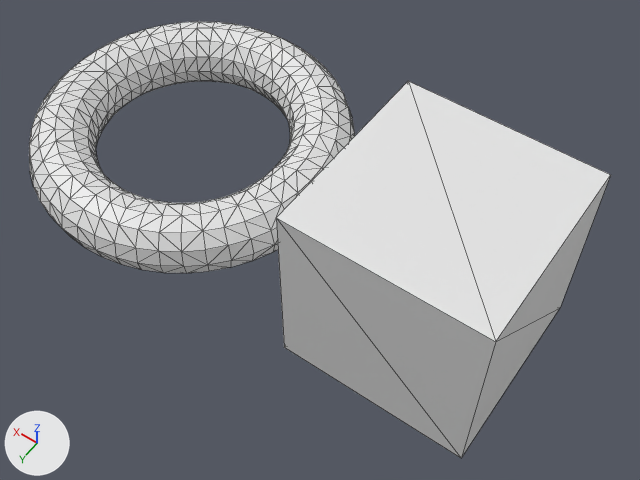
The glTF model assets/scene/BoxTaurus.gltf as it was, and as the next commit left it.
Camera for both pictures: a 50 mm camera at (-0.886, 1.226, 1.78) aimed at (-0.099, 0.125, 0.049). The lights are fixed; the arrows at lower left show +X, +Y and +Z. Mesh edges are drawn as thin lines. Where no turn or scale is listed for an object, it has been applied to the vertices.
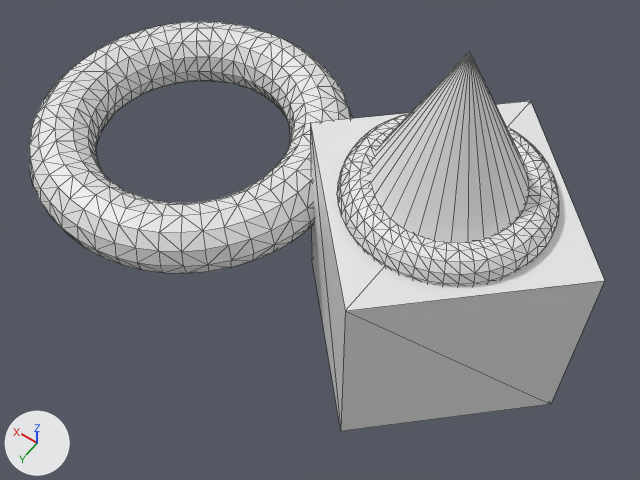
What differs and where, as boxes (x1, y1, x2, y2) in the pictures (640 x 480 px):
```json
{"object": "Cube", "change": "turned", "before": [276, 81, 611, 458], "after": [310, 101, 605, 431]}
{"object": "Cone", "change": "added", "after": [369, 51, 529, 242]}
{"object": "Torus.01", "change": "added", "after": [337, 114, 559, 286]}
```

Edits to the scene script, one JSON object a line:
```json
{"op": "add", "block": "me_torus_001", "code": ["me_torus_001 = bpy.data.meshes.new('Torus.001')", "me_torus_001.from_pydata(...)  # a torus around z (ring radius 0.197, tube radius 0.049) spanning x -0.246..0.246, y -0.246..0.246, z -0.049..0.049"]}
{"op": "add", "block": "me_cone", "code": ["me_cone = bpy.data.meshes.new('Cone')", "me_cone.from_pydata(...)  # a 32-sided cone pointing to +z spanning x -0.25..0.25, y -0.25..0.25, z -0.25..0.25"]}
{"op": "set", "path": "ob_cube.rotation_euler", "old": "(0.0, 0.0, 0.0)", "new": "(0.0, 0.0, -0.812)", "note": "degrees (0, 0, 0) -> degrees (0, 0, -47)"}
{"op": "add", "block": "ob_torus_01", "code": ["ob_torus_01 = bpy.data.objects.new('Torus.01', me_torus_001)", "ob_torus_01.location = (-0.36, 0.001, 0.283)"]}
{"op": "add", "block": "ob_cone", "code": ["ob_cone = bpy.data.objects.new('Cone', me_cone)", "ob_cone.location = (-0.353, -0.007, 0.429)"]}
```
